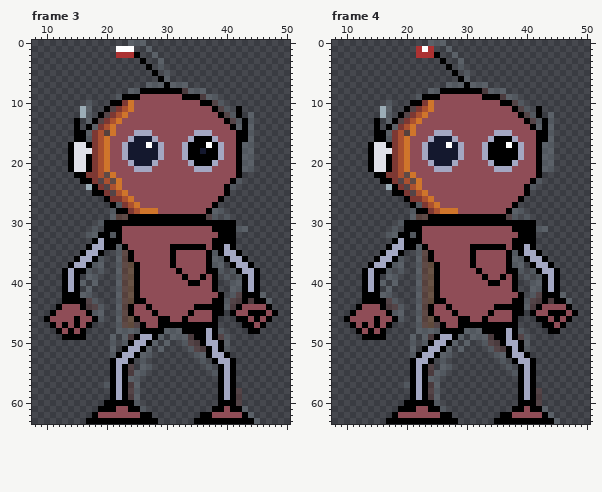
Pixel-art file, stored at Juego 2D/Klick/klick v1.aseprite. Above, as it was before the edit.
64x64 pixels, 4 frames. Shown: frame 3: x 8..50, y 0..63; frame 4: x 8..50, y 0..63. The commit also changed other frames, which this record leaves out.
Now the later version:
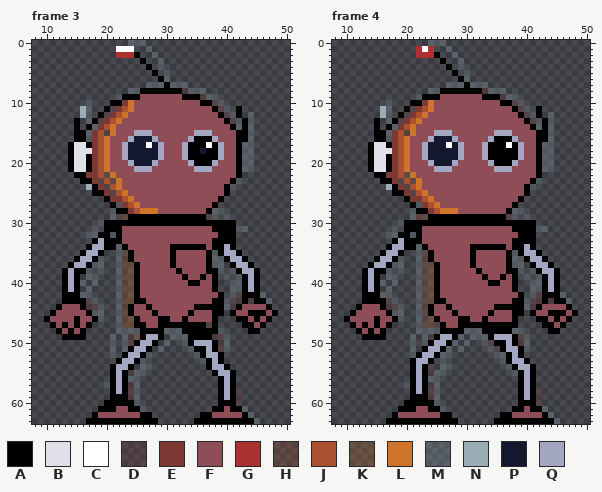
Palette (. is transparent): A #000000  B #dfe0e8  C #ffffff  D #7d383340  E #7d3833  F #8f4d57  G #ac3232  H #ab513040  J #ab5130  K #cf752b40  L #cf752b  M #9badb740  N #9badb7  P #14182e  Q #a3a7c2
Edits made:
Frame 3:
y 47: x 25 D -> A; x 37 A -> D
y 48: x 37 Q -> A
y 49: x 25..26 AQ -> KA; x 28..29 AM -> QA; x 34 D -> A; x 37..38 QA -> AD
y 50: x 24..25 AQ -> DA; x 27..28 AM -> QA; x 34..36 DDA -> AQQ; x 38..39 QA -> AD
y 51: x 23..24 AQ -> MA; x 26..27 AM -> QA; x 35..39 DDAQA -> AAQAD
y 52: x 22..23 AQ -> .A; x 25..26 AM -> QA; x 36..37 MA -> AQ; x 39..40 QA -> A.
y 53: x 21..22 AQ -> .A; x 24..25 A. -> QA; x 37..41 .AQQA -> AQA..
y 54: x 23..24 AD -> QA; x 37..41 M.AQA -> AQQA.
y 55: x 38..39 MA -> AQ
y 59: x 22 Q -> A
Frame 4:
y 48: x 37..38 QA -> AM
y 49: x 34..36 DAA -> AQQ
y 50: x 35 D -> A; x 38..39 QA -> AD
y 51: x 36..37 DA -> AQ
y 52: x 39..40 QA -> A.
y 53: x 37..38 .A -> AQ; x 40..41 QA -> A.
y 54: x 38..39 .A -> AQ
y 59: x 22 Q -> A
Boxes around the changes in both pictures, in picture pixels (x1, y1, x2, y2):
changed: (110, 322, 236, 400)
changed: (488, 328, 536, 370)
changed: (416, 394, 422, 400)
